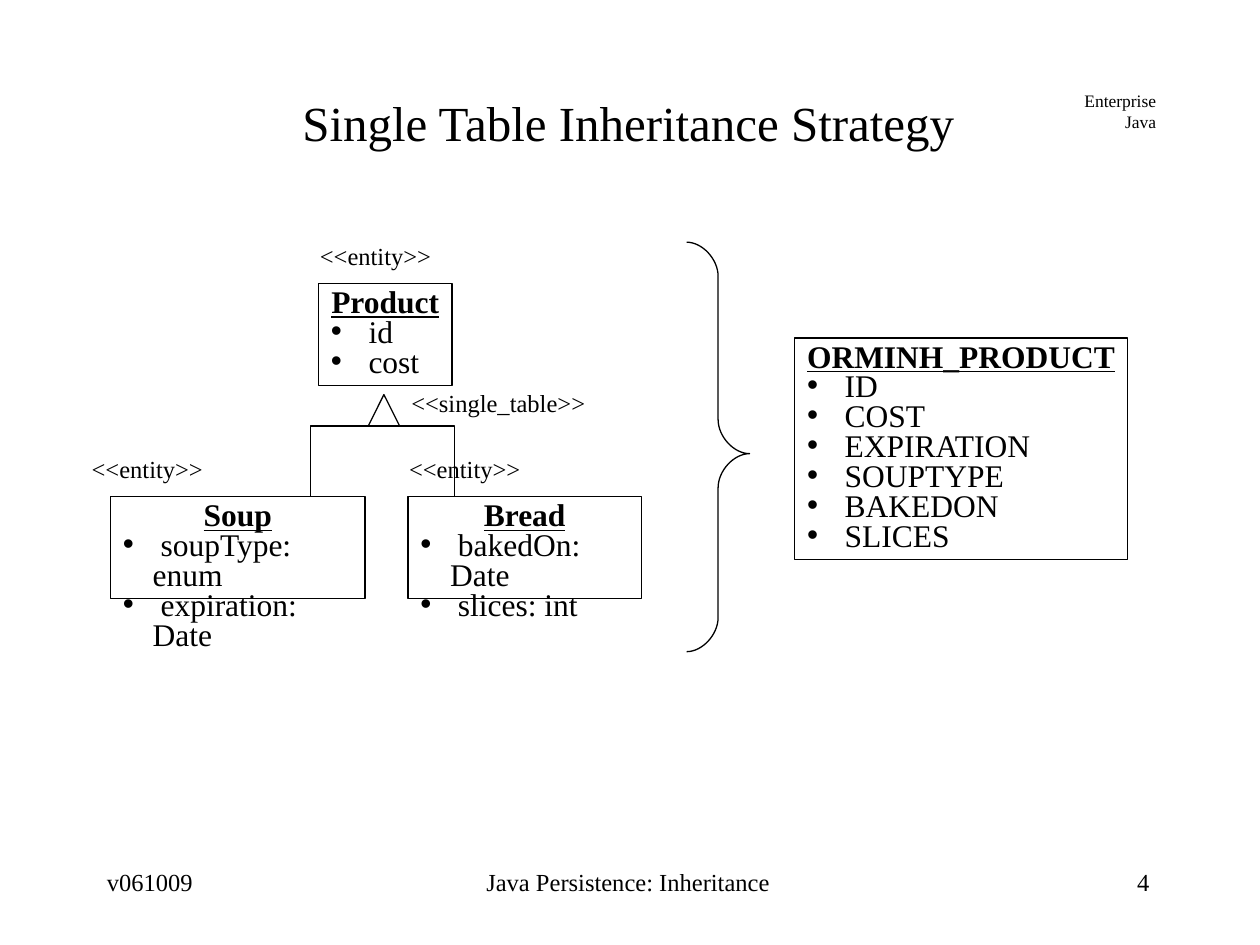
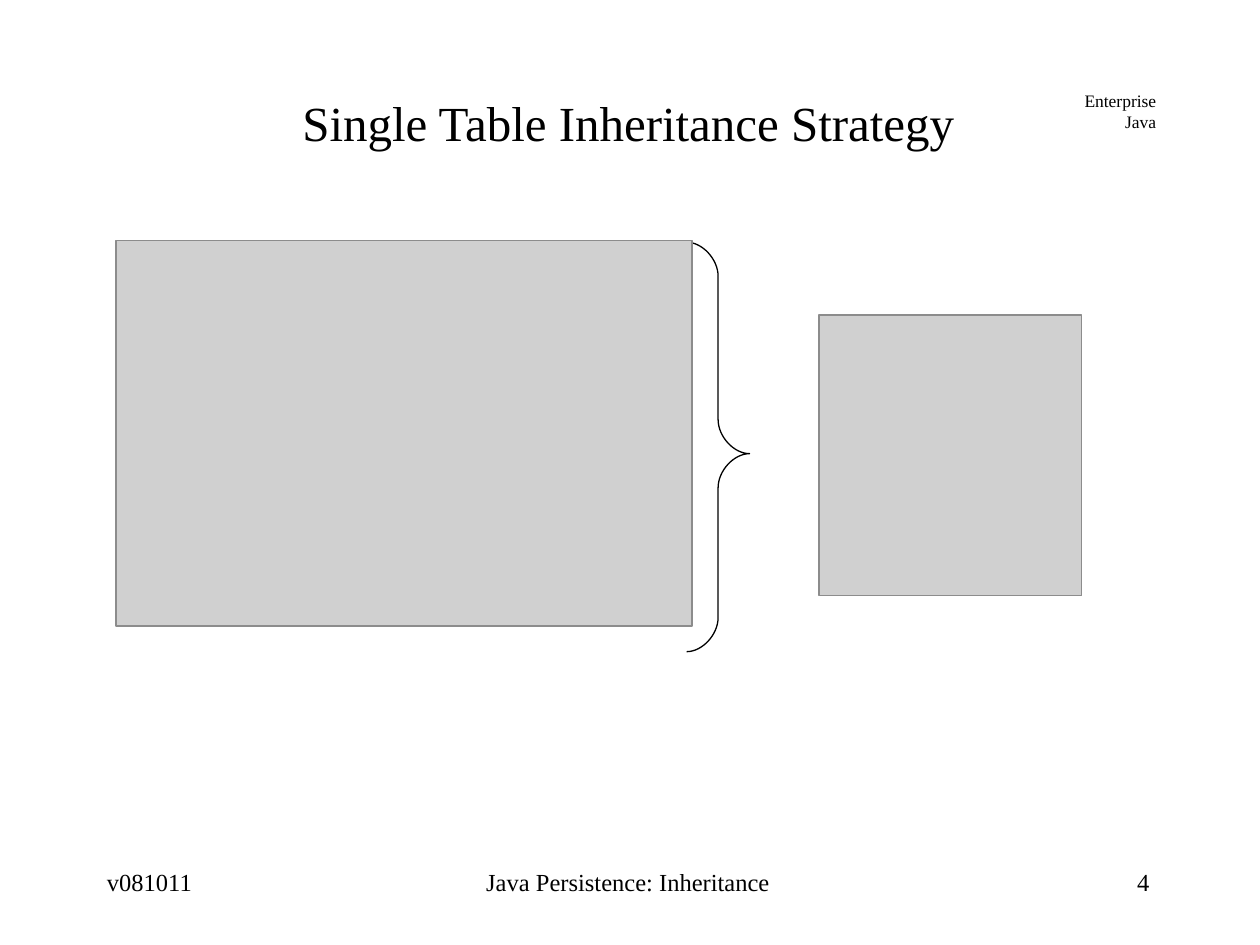
Before and after one commit to jcstaff/ejava-javaee, a slide deck: slide 4 of ormInheritance/src/site/resources/lectures/ormInheritance.ppt. Drawn at 1260x945 pixels with LibreOffice and Linux fonts; fonts in the diff are those of the drawing; grey boxes stand for pictures. Boxes give left, top, right and bottom in pixels: in the first picture for what was removed or moved away, otherwise in the second. Text is boxed around its words. In the diff, an @@ line names an element or a change of style, - is before the commit and + after.

```diff
--- a/ormInheritance/src/site/resources/lectures/ormInheritance.ppt
+++ b/ormInheritance/src/site/resources/lectures/ormInheritance.ppt
@@ picture added at <box>116,241,692,626</box> @@
@@ text removed at <box>320,248,431,271</box> @@
-<<entity>>
@@ rectangle removed at <box>319,284,452,386</box> @@
-Product
-• id
-• cost
@@ picture added at <box>819,315,1082,596</box> @@
@@ rectangle removed at <box>795,338,1128,559</box> @@
-ORMINH_PRODUCT
-• ID
-• COST
-• EXPIRATION
-• SOUPTYPE
-• BAKEDON
-• SLICES
@@ triangle removed at <box>368,394,399,426</box> @@
@@ text removed at <box>411,395,585,418</box> @@
-<<single_table>>
@@ elbow line removed from (238, 496) to (384, 426) @@
@@ elbow line removed from (524, 496) to (384, 426) @@
@@ text removed at <box>92,461,203,484</box> @@
-<<entity>>
@@ text removed at <box>409,459,520,484</box> @@
-<<entity>>
@@ rectangle removed at <box>111,496,365,598</box> @@
-Soup
-• soupType: enum
-• expiration: Date
@@ rectangle removed at <box>408,496,641,598</box> @@
-Bread
-• bakedOn: Date
-• slices: int
@@ text at <box>107,874,192,892</box>: text changed @@
-v061009
+v081011
```
Also in this commit, not shown: 41 other slides changed, 3 slides added, 2 slides removed, 23 other files.
